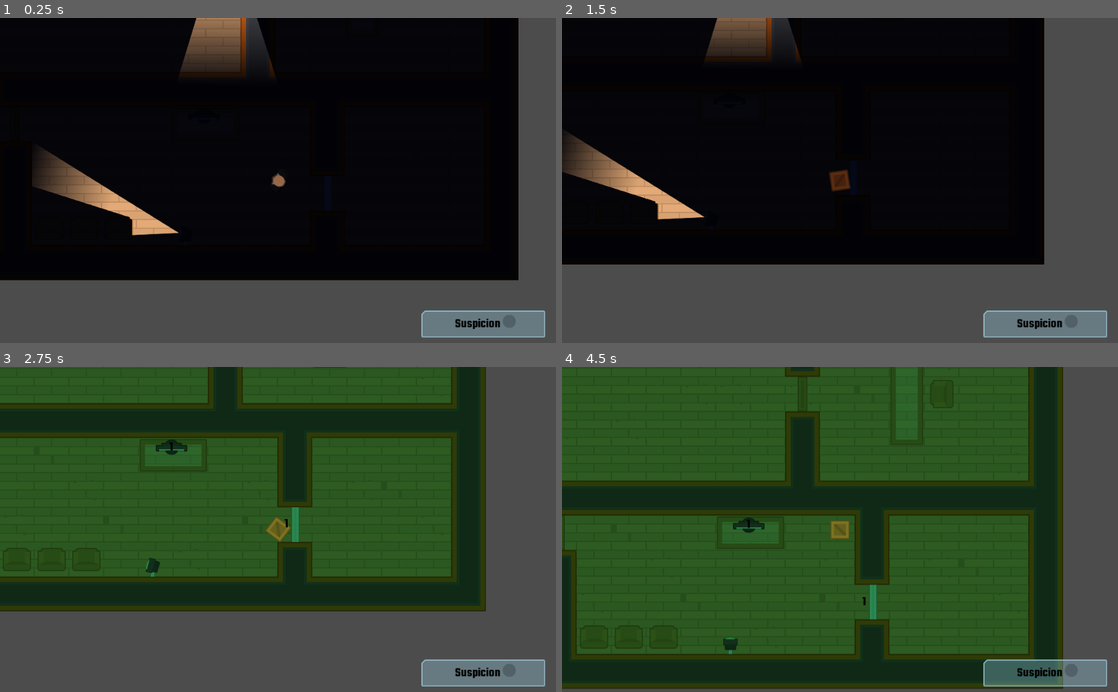
Above: before the commit, frames 1-4 (two rows, left to right).
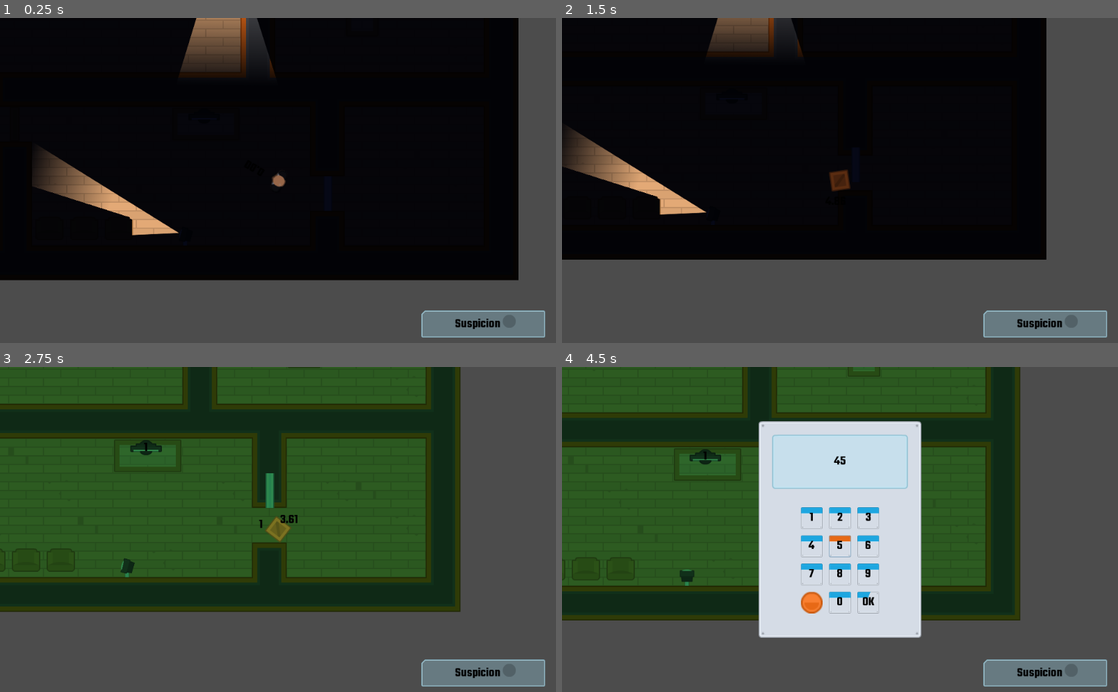
Above: after the commit, the same moments.

Repository: fruitdude/godot-heist-meisters
Game: Godot game, scene res://Scenes/Level1.tscn
The game is run twice, just before and just after one commit, with the same random seed, the same clock (stepped at 60 frames per second) and the same inputs.
Inputs (mouse positions are in pixels of both pictures, inside the frame that each line leads up to):
- Up to frame 1 (0.25 s): no input
- Up to frame 2 (1.5 s): tap Enter at 0.5 s; move the mouse to (962, 164) at 0.52 s; hold D (move_right) 0.53-1.28 s; tap E (interact) at 0.6 s; move the mouse to (728, 196) at 1.27 s; hold S (move_down) from 1.28 s (still down); tap Shift (toggle_disguise) at 1.35 s
- Up to frame 3 (2.75 s): move the mouse to (333, 458) at 2.02 s; release S (move_down) at 2.03 s; hold D (move_right) from 2.03 s (still down); tap Space (toggle_visionmode) at 2.1 s
- Up to frame 4 (4.5 s): move the mouse to (812, 594) at 2.77 s; release D (move_right) at 2.78 s; hold W (move_up) 2.78-3.5 s; tap E (interact) at 2.85 s; click (812, 545) at 3.5 s, where only the run after the commit has a clickable "4"; click (840, 545) at 4.25 s, where only the run after the commit has a clickable "5"

The runs differ from the first frame. In frame 2, 3.0% of the frame differs, in the area x 0-88%, y 0-76%; in frame 3, 13%; in frame 4, 64%, in the area x 0-91%, y 0-99%.

Commit message:
different collisions for the box and player - disguises are now timed - disguises are now limited

Diff:
--- a/Scenes/Character.tscn
+++ b/Scenes/Character.tscn
@@ -2,11 +2,8 @@
 
 [ext_resource path="res://Scripts/Character.gd" type="Script" id=1]
 [ext_resource path="res://GFX/PNG/Man Blue/manBlue_stand.png" type="Texture" id=2]
-[ext_resource path="res://Scenes/HumanOccluder.tres" type="OccluderPolygon2D" id=3]
-
-[sub_resource type="CapsuleShape2D" id=1]
-radius = 12.3585
-height = 29.5171
+[ext_resource path="res://Scenes/HumanCollision.tres" type="Shape2D" id=3]
+[ext_resource path="res://Scenes/HumanOccluder.tres" type="OccluderPolygon2D" id=4]
 
 [node name="Character" type="KinematicBody2D"]
 script = ExtResource( 1 )
@@ -15,8 +12,8 @@
 texture = ExtResource( 2 )
 
 [node name="CollisionShape2D" type="CollisionShape2D" parent="."]
-position = Vector2( -1.80749, -0.225937 )
-shape = SubResource( 1 )
+position = Vector2( 0, -0.225937 )
+shape = ExtResource( 3 )
 
 [node name="LightOccluder2D" type="LightOccluder2D" parent="."]
-occluder = ExtResource( 3 )
+occluder = ExtResource( 4 )
--- /dev/null
+++ b/Scenes/HumanCollision.tres
@@ -0,0 +1,5 @@
+[gd_resource type="CapsuleShape2D" format=2]
+
+[resource]
+radius = 12.3585
+height = 29.5171
--- a/Scenes/Player.tscn
+++ b/Scenes/Player.tscn
@@ -6,6 +6,9 @@
 [ext_resource path="res://GFX/PNG/Tiles/tile_130.png" type="Texture" id=4]
 [ext_resource path="res://Scenes/HumanOccluder.tres" type="OccluderPolygon2D" id=5]
 [ext_resource path="res://Scenes/BoxOccluder.tres" type="OccluderPolygon2D" id=6]
+[ext_resource path="res://Scenes/HumanCollision.tres" type="Shape2D" id=7]
+[ext_resource path="res://Scenes/boxCollision.tres" type="Shape2D" id=8]
+[ext_resource path="res://Scenes/Theme.tres" type="Theme" id=9]
 
 [node name="Player" index="0" instance=ExtResource( 1 )]
 collision_mask = 14
@@ -13,10 +16,14 @@
 _sprite = NodePath("Sprite")
 _light_occluder = NodePath("LightOccluder2D")
 _light = NodePath("Light2D")
+_collision = NodePath("CollisionShape2D")
+_timer = NodePath("Timer")
 _player_sprite = ExtResource( 3 )
 _box_sprite = ExtResource( 4 )
 _human_occluder = ExtResource( 5 )
 _box_occluder = ExtResource( 6 )
+_human_collision = ExtResource( 7 )
+_box_collision = ExtResource( 8 )
 
 [node name="Sprite" parent="." index="0"]
 texture = ExtResource( 3 )
@@ -24,3 +31,14 @@
 [node name="Light2D" type="Light2D" parent="." index="3"]
 texture = ExtResource( 3 )
 energy = 0.75
+
+[node name="Timer" type="Timer" parent="." index="4"]
+
+[node name="DisguiseLabel" type="Label" parent="." index="5"]
+margin_left = 30.0
+margin_top = -17.9553
+margin_right = 70.0
+margin_bottom = 17.0447
+theme = ExtResource( 9 )
+text = "0.00"
+[connection signal="timeout" from="Timer" to="." method="_reveal"]
--- /dev/null
+++ b/Scenes/boxCollision.tres
@@ -0,0 +1,4 @@
+[gd_resource type="RectangleShape2D" format=2]
+
+[resource]
+extents = Vector2( 17.0943, 17.0981 )
--- a/Scripts/Player.gd
+++ b/Scripts/Player.gd
@@ -1,21 +1,37 @@
 extends "res://Scripts/Character.gd"
 
 
-var _motion = Vector2()
-var _disguised = false
+var _motion : Vector2 = Vector2()
+var _disguised : bool = false
+var _velocity_multiplier : float = 1.0
 
+export var _disguise_slowdown : float = 0.25
+export var _disguise_duration : float = 5.0
+export var _number_of_disguised : int = 3
 export(NodePath) onready var _sprite = get_node(_sprite) as Sprite
 export(NodePath) onready var _light_occluder = get_node(_light_occluder) as LightOccluder2D
 export(NodePath) onready var _light = get_node(_light) as Light2D
+export(NodePath) onready var _collision = get_node(_collision) as CollisionShape2D
+export(NodePath) onready var _timer = get_node(_timer) as Timer
 export(Resource) var _player_sprite = _player_sprite as Texture
 export(Resource) var _box_sprite = _box_sprite as Texture
 export(Resource) var _human_occluder = _human_occluder as OccluderPolygon2D
 export(Resource) var _box_occluder = _box_occluder as OccluderPolygon2D
+export(Resource) var _human_collision = _human_collision as Shape
+export(Resource) var _box_collision = _box_collision as Shape
+
+
+func _ready():
+	_timer.wait_time = _disguise_duration
 
 
 func _process(delta):
 	update_motion(delta)
-	move_and_slide(_motion)
+	move_and_slide(_motion * _velocity_multiplier)
+
+	if _disguised:
+		$DisguiseLabel.text = str(_timer.time_left).pad_decimals(2)
+		$DisguiseLabel.rect_rotation = -rotation_degrees
 
 
 func update_motion(delta):
@@ -49,7 +65,7 @@
 func _toggle_disguise():
 	if _disguised:
 		_reveal()
-	else:
+	elif _number_of_disguised > 0:
 		_disguise()
 
 
@@ -59,7 +75,9 @@
 	_disguised = false
 	collision_layer = 1
 	_light_occluder.occluder = _human_occluder
-
+	_velocity_multiplier = 1
+	_collision.shape = _human_collision
+	$DisguiseLabel.hide()
 
 
 func _disguise():
@@ -68,3 +86,8 @@
 	_disguised = true
 	collision_layer = 16
 	_light_occluder.occluder = _box_occluder
+	_velocity_multiplier = _disguise_slowdown
+	_collision.shape = _box_collision
+	_timer.start()
+	$DisguiseLabel.show()
+	_number_of_disguised -= 1
Not shown: 1 places in Scenes/Player.tscn that only renumber resources
